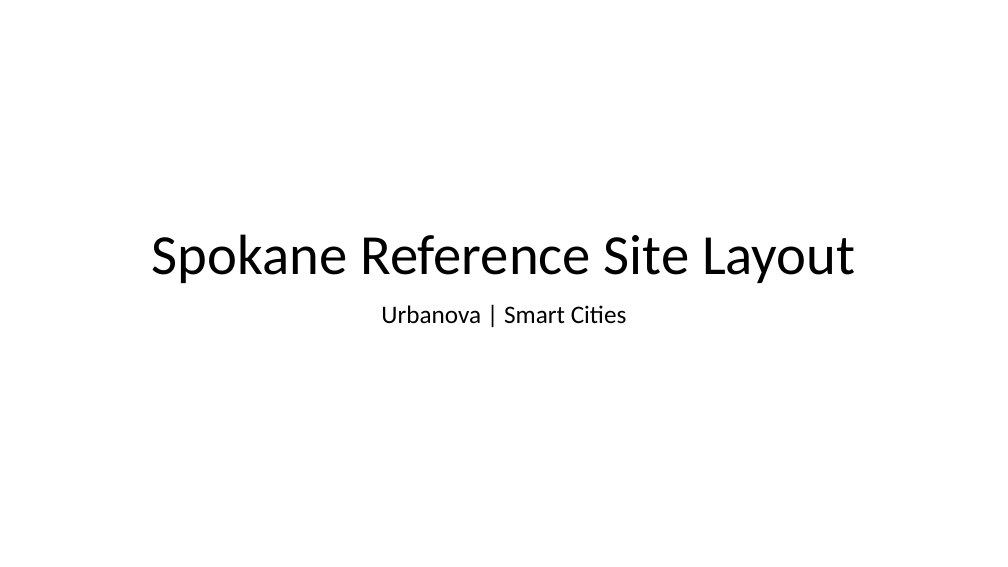
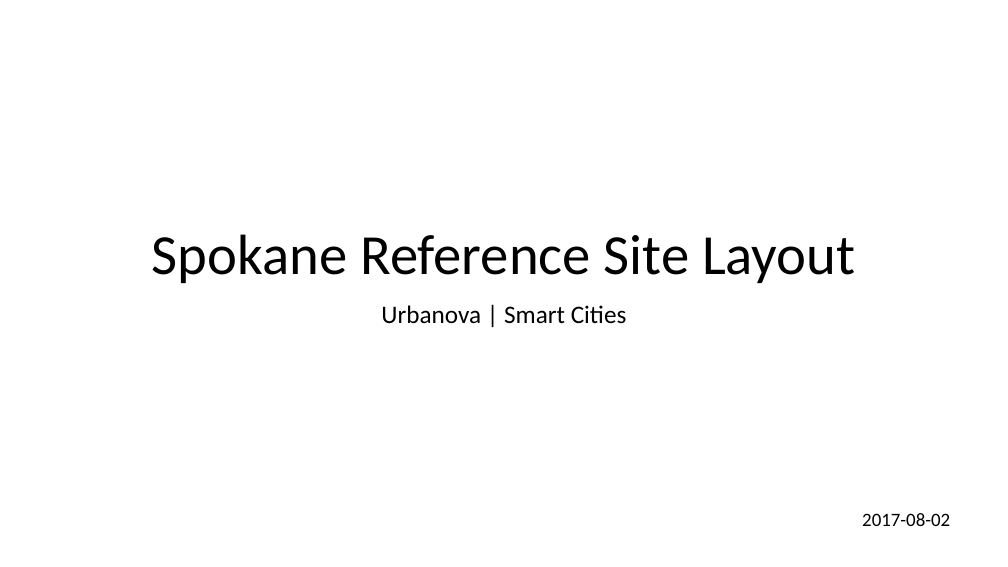
Before and after one commit to wsular/urbanova-aq-ref-site, a slide deck: slide 1 of Spokane Reference Site Layout.pptx. Drawn at 1008x567 pixels with LibreOffice and Linux fonts; fonts in the diff are those of the drawing. Boxes give left, top, right and bottom in pixels: in the first picture for what was removed or moved away, otherwise in the second. Text is boxed around its words. In the diff, an @@ line names an element or a change of style, - is before the commit and + after.

Commit message:
Update site layout plan
with hole drill locations for penthouse interior access

```diff
--- a/Spokane Reference Site Layout.pptx
+++ b/Spokane Reference Site Layout.pptx
@@ text added at (862,513,950,526), 18 pt, text #000000 @@
+2017-08-02
```
Also in this commit, not shown: 1 other slide changed, 2 slides added, 3 slides removed, 1 other file.
